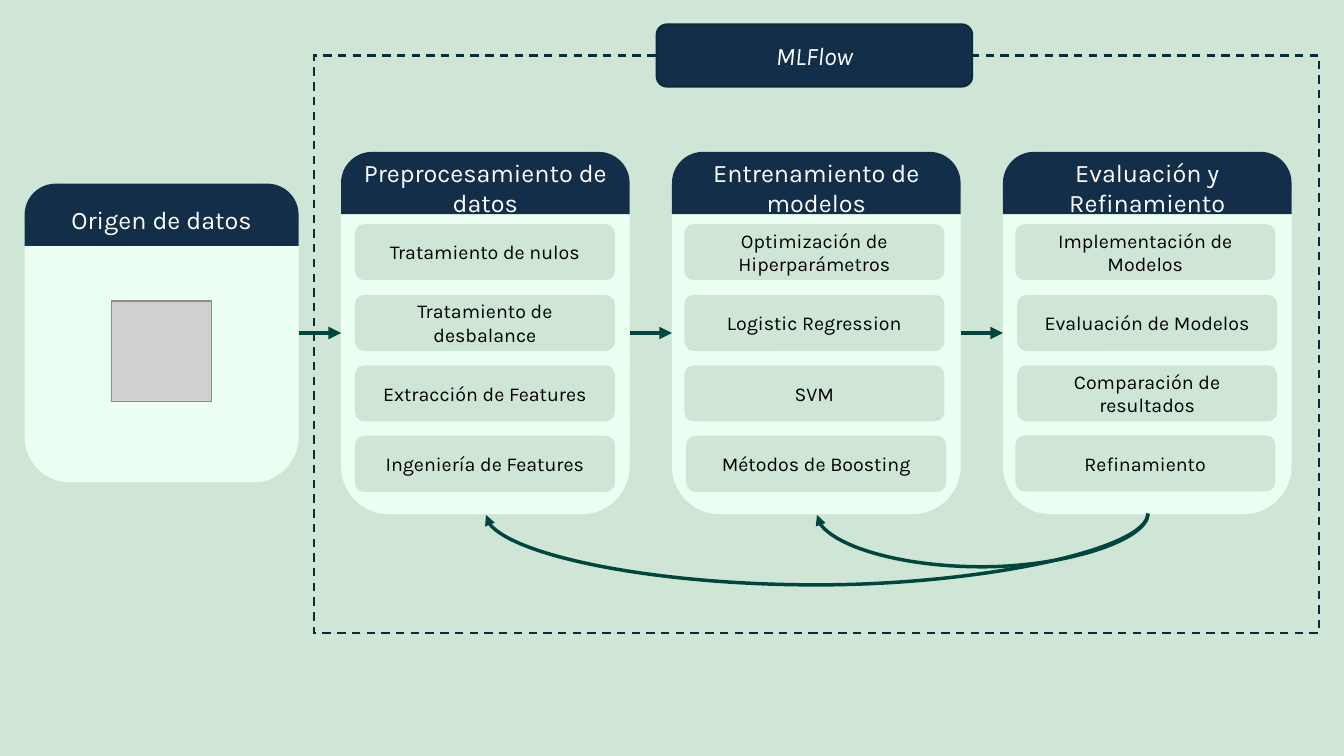
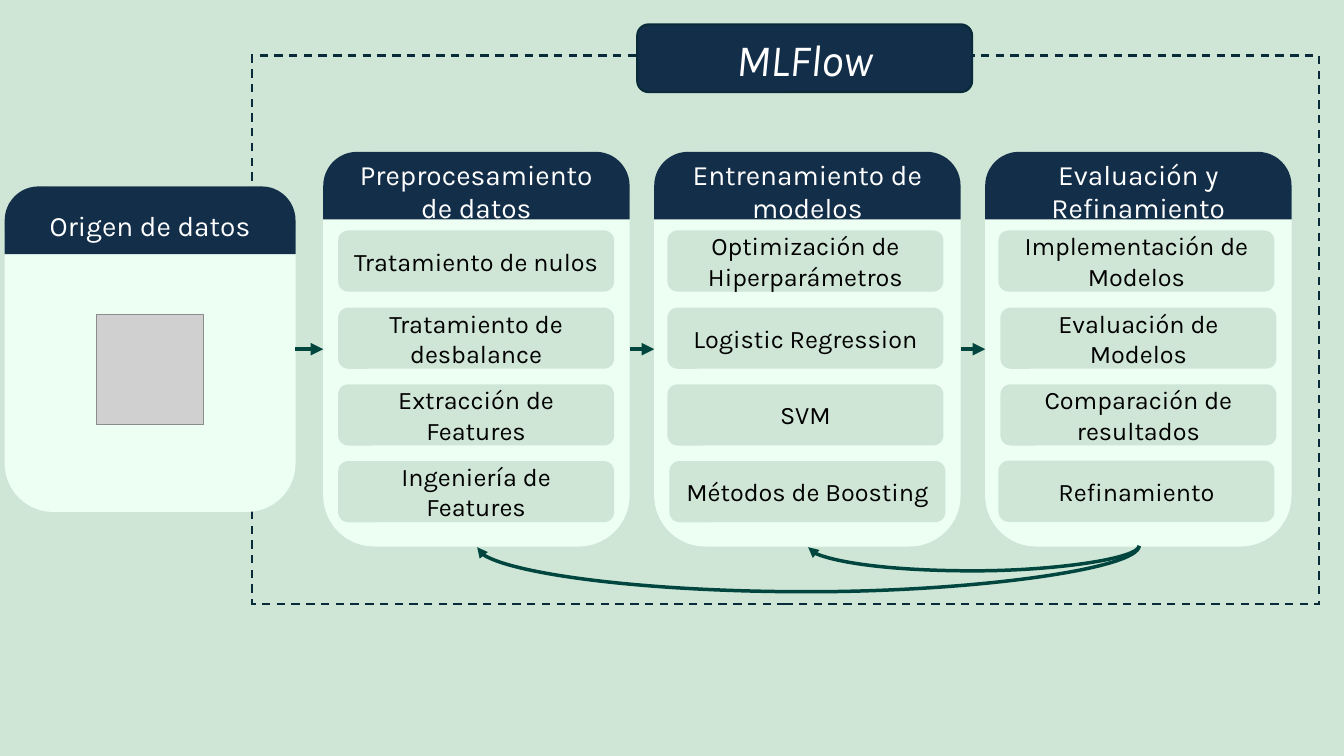
Before and after one commit to gasper-az/PlanificacionCEIA, a slide deck: slide 4 of Otros docs/Diagrama en bloques.pptx. Drawn at 1344x756 pixels with LibreOffice and Linux fonts; fonts in the diff are those of the drawing; grey boxes stand for pictures. Boxes give left, top, right and bottom in pixels: in the first picture for what was removed or moved away, otherwise in the second. Text is boxed around its words. In the diff, an @@ line names an element or a change of style, - is before the commit and + after.

```diff
--- a/Otros docs/Diagrama en bloques.pptx
+++ b/Otros docs/Diagrama en bloques.pptx
@@ rounded rectangle "MLFlow": place and size @@
-rounded rectangle "MLFlow" at (656, 24, 972, 87)
+rounded rectangle "MLFlow" at (637, 24, 972, 92)
@@ rounded rectangle "MLFlow" at (637, 24, 972, 92): size 18 to 32 pt @@
@@ rectangle: place and size @@
-rectangle at (315, 55, 1320, 633)
+rectangle at (252, 55, 1320, 604)
@@ round same rect "Preprocesamiento de datos": place and size @@
-round same rect "Preprocesamiento de datos" at (341, 152, 629, 215)
+round same rect "Preprocesamiento de datos" at (324, 152, 630, 220)
@@ rounded rectangle: place and size @@
-rounded rectangle at (341, 152, 629, 515)
+rounded rectangle at (324, 152, 630, 547)
@@ round same rect "Entrenamiento de modelos": place and size @@
-round same rect "Entrenamiento de modelos" at (673, 152, 961, 215)
+round same rect "Entrenamiento de modelos" at (654, 152, 961, 220)
@@ rounded rectangle: place and size @@
-rounded rectangle at (673, 152, 961, 515)
+rounded rectangle at (654, 152, 961, 547)
@@ round same rect "Evaluación y Refinamiento": place and size @@
-round same rect "Evaluación y Refinamiento" at (1003, 152, 1292, 215)
+round same rect "Evaluación y Refinamiento" at (985, 152, 1292, 220)
@@ rounded rectangle: place and size @@
-rounded rectangle at (1003, 152, 1292, 515)
+rounded rectangle at (985, 152, 1292, 547)
@@ size 18 to 20 pt in 4 elements at (324, 152, 630, 220), (654, 152, 961, 220), (985, 152, 1292, 220), (5, 187, 296, 254) @@
@@ round same rect "Origen de datos": place and size @@
-round same rect "Origen de datos" at (24, 184, 298, 246)
+round same rect "Origen de datos" at (5, 187, 296, 254)
@@ rounded rectangle: place and size @@
-rounded rectangle at (24, 184, 298, 482)
+rounded rectangle at (5, 187, 296, 512)
@@ rounded rectangle "Tratamiento de nulos": place and size @@
-rounded rectangle "Tratamiento de nulos" at (355, 224, 615, 280)
+rounded rectangle "Tratamiento de nulos" at (338, 231, 614, 292)
@@ rounded rectangle "Optimización de Hiperparámetros": place and size @@
-rounded rectangle "Optimización de Hiperparámetros" at (685, 224, 945, 280)
+rounded rectangle "Optimización de Hiperparámetros" at (667, 231, 944, 292)
@@ rounded rectangle "Implementación de Modelos": place and size @@
-rounded rectangle "Implementación de Modelos" at (1015, 224, 1275, 280)
+rounded rectangle "Implementación de Modelos" at (998, 231, 1274, 292)
@@ picture: place and size @@
-picture at (111, 301, 212, 402)
+picture at (97, 315, 204, 424)
@@ rounded rectangle "Tratamiento de desbalance": place and size @@
-rounded rectangle "Tratamiento de desbalance" at (355, 295, 615, 352)
+rounded rectangle "Tratamiento de desbalance" at (338, 308, 614, 369)
@@ rounded rectangle "Logistic Regression": place and size @@
-rounded rectangle "Logistic Regression" at (685, 295, 945, 352)
+rounded rectangle "Logistic Regression" at (667, 308, 944, 369)
@@ rounded rectangle "Evaluación de Modelos": place and size @@
-rounded rectangle "Evaluación de Modelos" at (1017, 295, 1277, 352)
+rounded rectangle "Evaluación de Modelos" at (1000, 308, 1276, 369)
@@ arrow moved from (298, 333) - (341, 333) to (295, 349) - (324, 349) @@
@@ arrow moved from (630, 333) - (673, 333) to (630, 349) - (654, 349) @@
@@ arrow moved from (961, 333) - (1003, 333) to (961, 349) - (985, 349) @@
@@ rounded rectangle "Extracción de Features": place and size @@
-rounded rectangle "Extracción de Features" at (355, 365, 615, 421)
+rounded rectangle "Extracción de Features" at (338, 384, 614, 446)
@@ rounded rectangle "SVM": place and size @@
-rounded rectangle "SVM" at (685, 365, 945, 421)
+rounded rectangle "SVM" at (667, 384, 944, 446)
@@ rounded rectangle "Comparación de resultados": place and size @@
-rounded rectangle "Comparación de resultados" at (1017, 365, 1277, 421)
+rounded rectangle "Comparación de resultados" at (1000, 384, 1276, 446)
@@ rounded rectangle "Ingeniería de Features": place and size @@
-rounded rectangle "Ingeniería de Features" at (355, 436, 615, 492)
+rounded rectangle "Ingeniería de Features" at (338, 461, 614, 522)
@@ rounded rectangle "Métodos de Boosting": place and size @@
-rounded rectangle "Métodos de Boosting" at (687, 436, 947, 492)
+rounded rectangle "Métodos de Boosting" at (669, 461, 946, 522)
@@ size 14 to 18 pt in 12 elements at (667, 231, 944, 292), (338, 231, 614, 292), (998, 231, 1274, 292), (338, 308, 614, 369), (667, 308, 944, 369), (1000, 308, 1276, 369), (338, 384, 614, 446), (667, 384, 944, 446), (1000, 384, 1276, 446), (338, 461, 614, 522), (669, 461, 946, 522), (998, 461, 1274, 522) @@
@@ rounded rectangle "Refinamiento": place and size @@
-rounded rectangle "Refinamiento" at (1015, 436, 1275, 492)
+rounded rectangle "Refinamiento" at (998, 461, 1274, 522)
@@ curved arrow moved from (1148, 513) - (486, 515) to (1139, 546) - (477, 547) @@
@@ curved arrow moved from (1148, 513) - (818, 515) to (1139, 546) - (809, 547) @@
```
Also in this commit, not shown: 5 other files.
